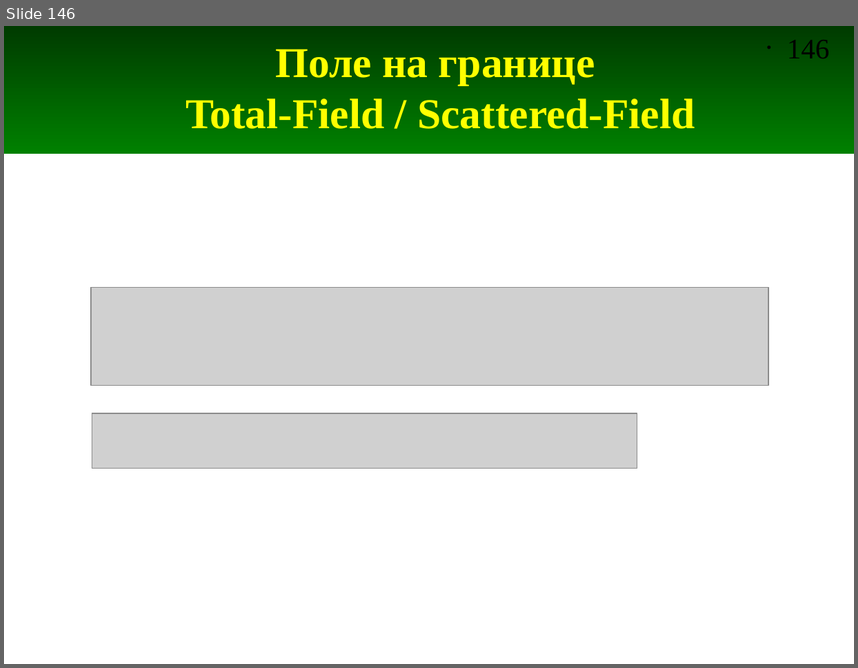
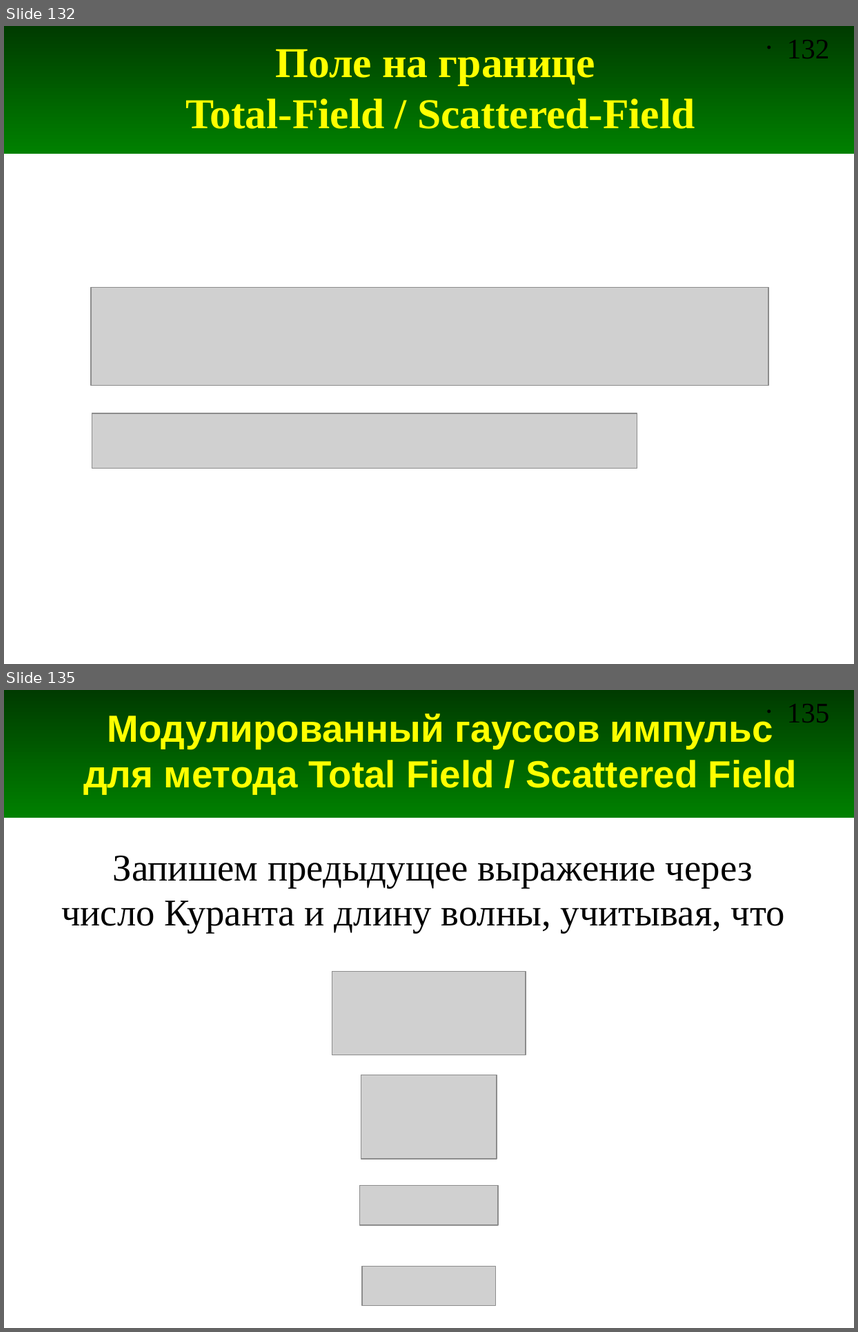
Before and after one commit to andris0147sv/modelling, a slide deck: presentations/2. FDTD.odp. Shown one above the other, each under a label of ours: slide 146 before the commit, slides 132 and 135 after it; the slides between them are not shown. The pictures are 858x668 and 858x1332 pixels, drawn with LibreOffice and Linux fonts; fonts in the diff are those of the drawing; grey boxes stand for pictures. Boxes give left, top, right and bottom in pixels: in the first picture for what was removed or moved away, otherwise in the second. Text is boxed around its words. In the diff, an @@ line names an element or a change of style, - is before the commit and + after.

Commit message:
Добавлены слайды и скрипт для использования метода TFSF с модулированным гауссовым сигналом

```diff
--- a/presentations/2. FDTD.odp
+++ b/presentations/2. FDTD.odp
@@ slide 135 added at <box>4,690,854,1328</box>, background #FFFFFF; not listed: 2 template elements that a slide beside it also shows @@
@@ title added at <box>83,712,797,794</box>, 32 pt, text #FFFF00, bold @@
+Модулированный гауссов импульс для метода Total Field / Scattered Field
@@ text added at <box>61,855,785,933</box>, 32 pt, text #000000 @@
+Запишем предыдущее выражение через
+число Куранта и длину волны, учитывая, что
@@ picture added at <box>332,972,526,1055</box> @@
@@ picture added at <box>361,1075,497,1159</box> @@
@@ picture added at <box>359,1185,498,1225</box> @@
@@ picture added at <box>362,1265,495,1305</box> @@
@@ what was slide 146 is now slide 132 @@
@@ page number at <box>787,40,830,58</box>: text changed @@
-• 146
+• 132
```
Also in this commit, not shown: 1 slide changed, 5 other slides added, 1 other file.
